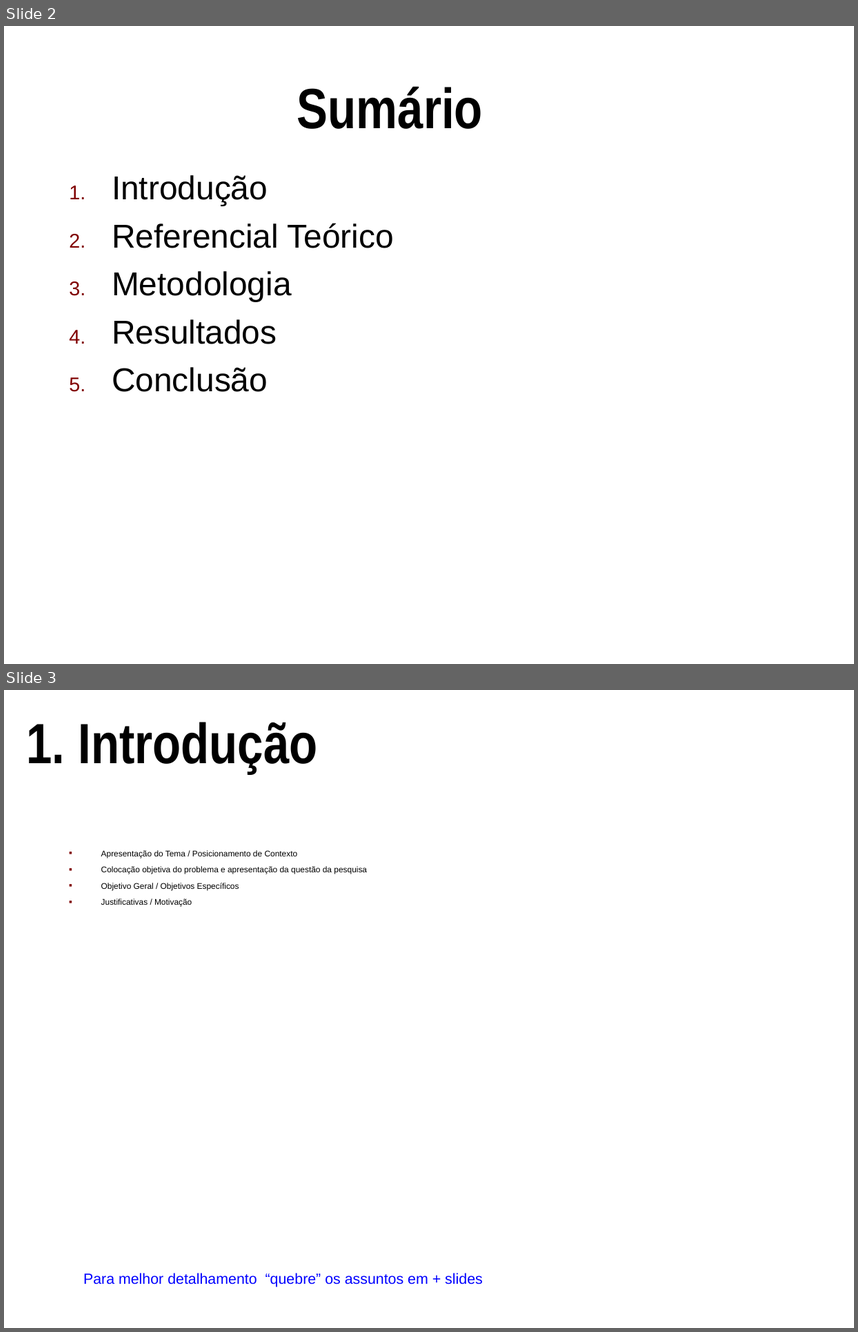
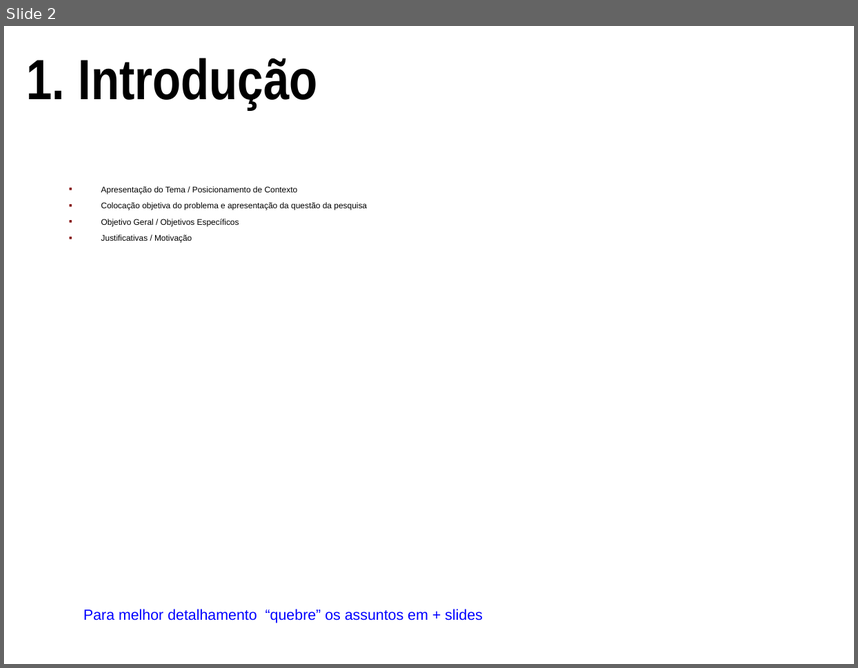
Before and after one commit to phsgregorio/imagem-medica, a slide deck: projectModel/Main.ppt. Shown one above the other, each under a label of ours: slides 2 and 3 before the commit, slide 2 after it. The pictures are 858x1332 and 858x668 pixels, drawn with LibreOffice and Linux fonts; fonts in the diff are those of the drawing. Boxes give left, top, right and bottom in pixels: in the first picture for what was removed or moved away, otherwise in the second. Text is boxed around its words. In the diff, an @@ line names an element or a change of style, - is before the commit and + after.

```diff
--- a/projectModel/Main.ppt
+++ b/projectModel/Main.ppt
@@ slide 2 removed at bbox=[4, 26, 854, 664], background #FFFFFF @@
@@ title removed at bbox=[297, 86, 483, 129] @@
-Sumário
@@ text removed at bbox=[112, 175, 394, 392] @@
-1. Introdução
-2. Referencial Teórico
-3. Metodologia
-4. Resultados
-5. Conclusão
@@ what was slide 3 is now slide 2 @@
```
Also in this commit, not shown: 5 slides changed, 4 slides added, 3 other slides removed.
